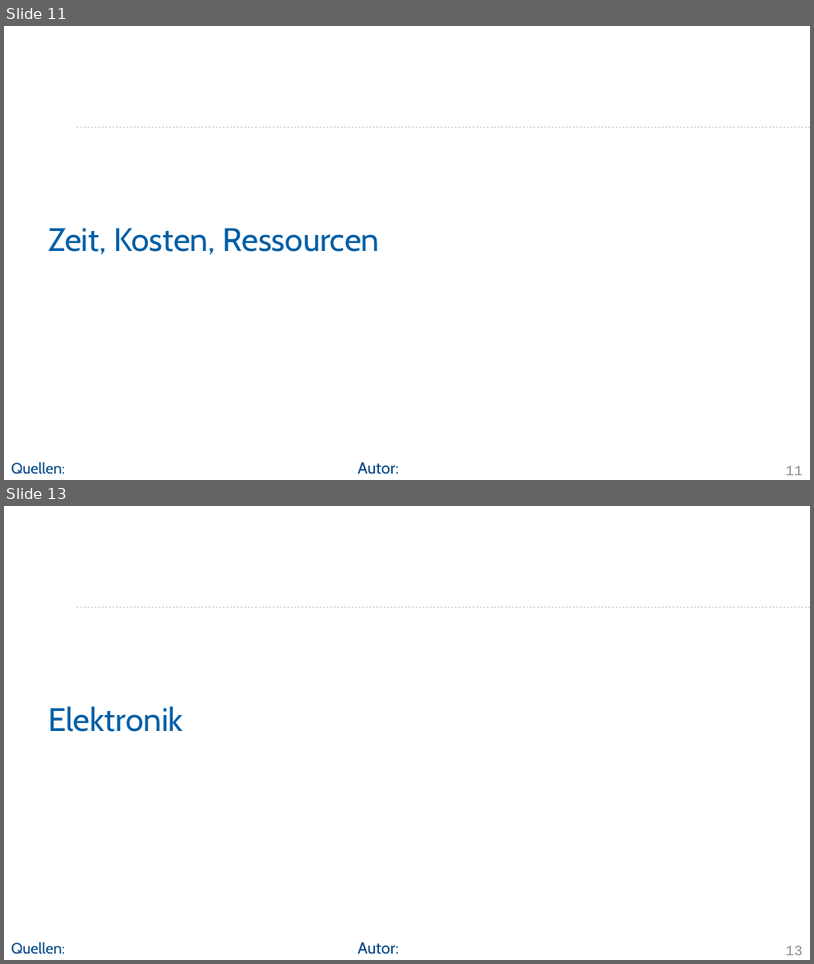
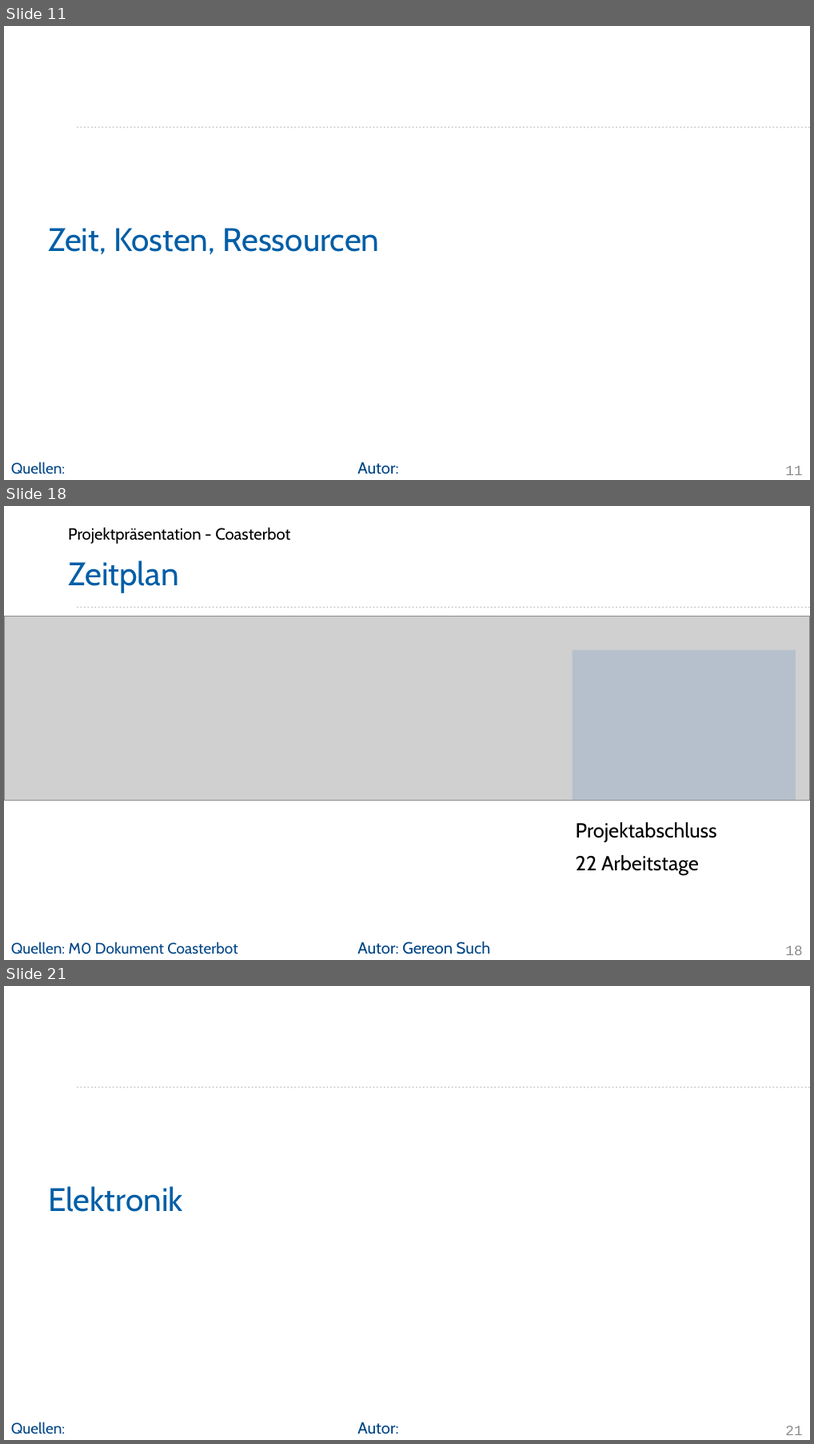
Before and after one commit to Project-CoasterBot/coasterbot, a slide deck: M6_Projekträsentation/gs_Projektpräsentation_Coasterbot.odp. Shown one above the other, each under a label of ours: slides 11 and 13 before the commit, slides 11, 18 and 21 after it; the slides between them are not shown. The pictures are 814x964 and 814x1444 pixels, drawn with LibreOffice and Linux fonts; fonts in the diff are those of the drawing; grey boxes stand for pictures; background and template pictures are left out. Boxes give left, top, right and bottom in pixels: in the first picture for what was removed or moved away, otherwise in the second. Text is boxed around its words. In the diff, an @@ line names an element or a change of style, - is before the commit and + after.

Commit message:
zeitplan hinzugefügt

```diff
--- a/M6_Projekträsentation/gs_Projektpräsentation_Coasterbot.odp
+++ b/M6_Projekträsentation/gs_Projektpräsentation_Coasterbot.odp
@@ slide 18 added at box(4, 506, 810, 960), background #FFFFFF; not listed: 1 template element that a slide beside it also shows @@
@@ text added at box(68, 527, 290, 544), 16 pt, text #000000 @@
+Projektpräsentation - Coasterbot
@@ title added at box(68, 560, 179, 592), 32 pt, text #005EA6 @@
+Zeitplan
@@ picture added at box(4, 616, 810, 800) @@
@@ rectangle added at box(573, 650, 797, 800), fill #4F81BD at 20% opacity @@
@@ text added at box(576, 822, 718, 875), 20 pt, text #000000 @@
+Projektabschluss
+22 Arbeitstage
@@ text added at box(11, 941, 238, 954), 15 pt, text #004586 @@
+Quellen: M0 Dokument Coasterbot
@@ text added at box(358, 940, 491, 954), 16 pt, text #004586 @@
+Autor: Gereon Such
@@ page number added at box(786, 945, 802, 955), 14 pt, text #8C8C8C @@
+18
@@ what was slide 13 is now slide 21 @@
@@ page number at box(786, 1425, 802, 1435): text changed @@
-13
+21
```
Also in this commit, not shown: 1 slide changed, 7 other slides added, 1 other file.
